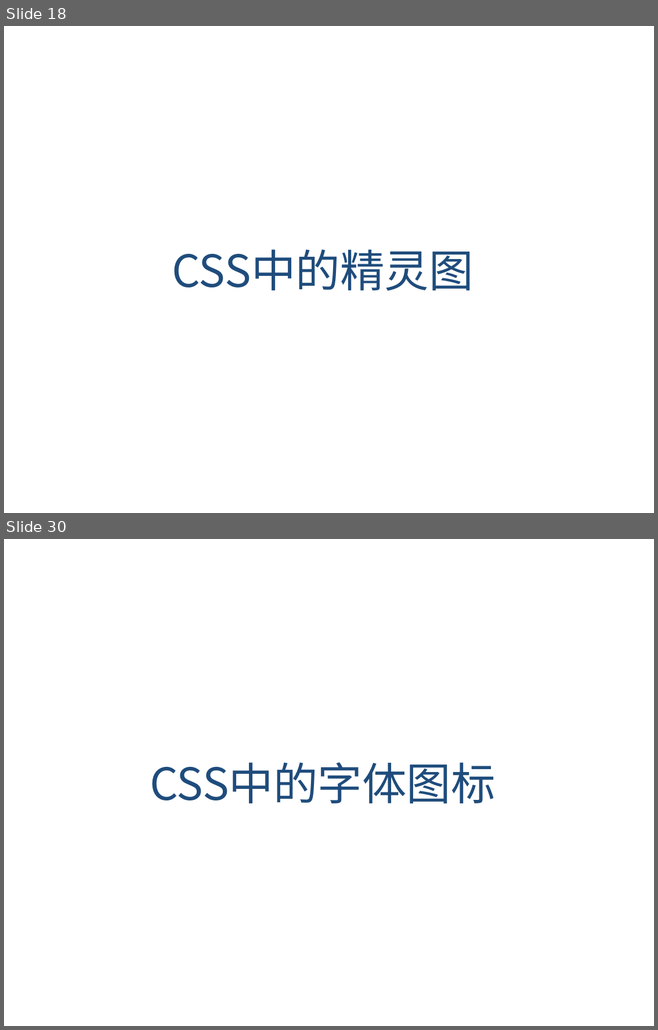
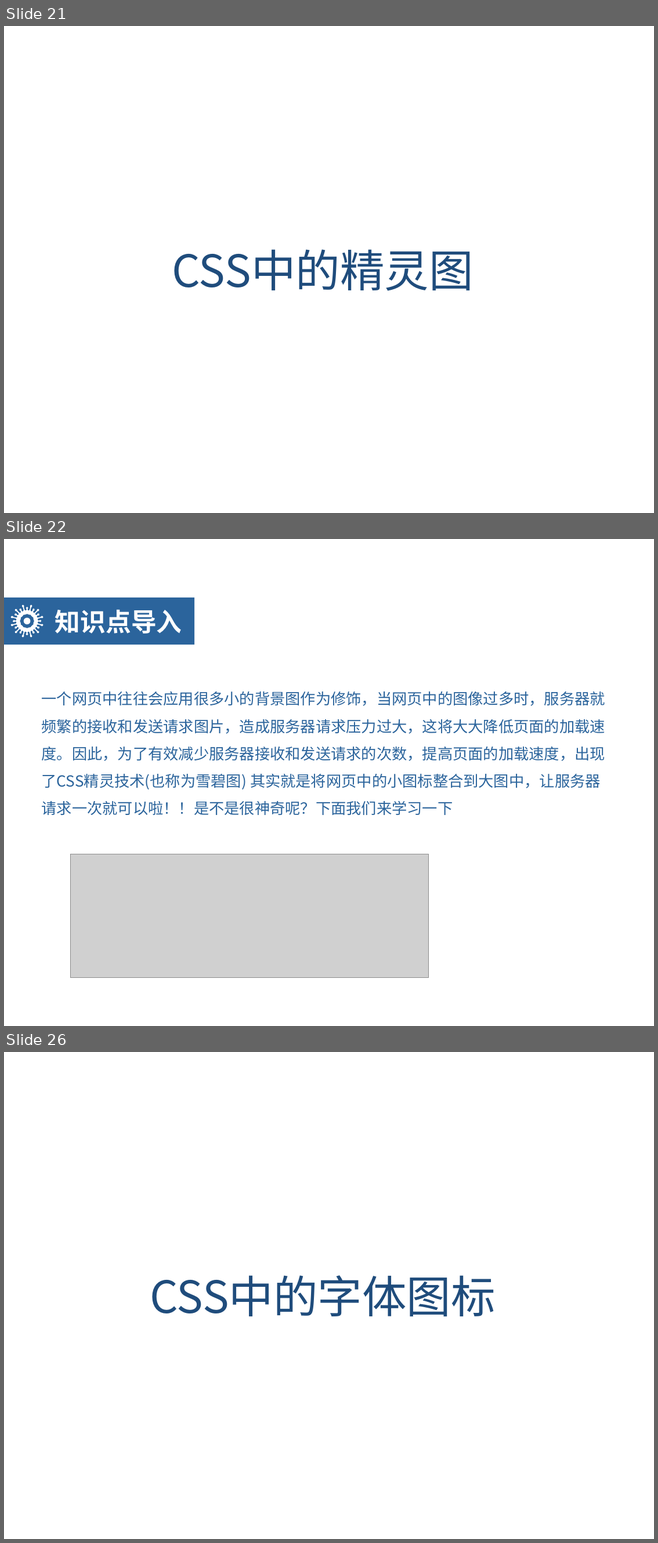
Before and after one commit to Ischenchenya/HTMLandCSSCourse, a slide deck: day06-CSS3/teach/day06-HTML5CSS3.pptx. Shown one above the other, each under a label of ours: slides 18 and 30 before the commit, slides 21, 22 and 26 after it; the slides between them are not shown. The pictures are 658x1030 and 658x1543 pixels, drawn with LibreOffice and Linux fonts; fonts in the diff are those of the drawing; grey boxes stand for pictures; background and template pictures are left out. Boxes give left, top, right and bottom in pixels: in the first picture for what was removed or moved away, otherwise in the second. Text is boxed around its words. In the diff, an @@ line names an element or a change of style, - is before the commit and + after.

```diff
--- a/day06-CSS3/teach/day06-HTML5CSS3.pptx
+++ b/day06-CSS3/teach/day06-HTML5CSS3.pptx
@@ slide 22 added at <box>4,539,654,1026</box>, background picture (left out) @@
@@ rectangle added at <box>4,598,194,645</box>, fill #2B649C @@
@@ freeform shape added at <box>11,605,43,637</box>, fill #FFFFFF @@
@@ text added at <box>55,610,182,634</box>, 40 pt, text #FFFFFF, bold @@
+知识点导入
@@ text added at <box>42,692,605,815</box>, 24 pt, text #2B649C @@
+一个网页中往往会应用很多小的背景图作为修饰，当网页中的图像过多时，服务器就
+频繁的接收和发送请求图片，造成服务器请求压力过大，这将大大降低页面的加载速
+度。因此，为了有效减少服务器接收和发送请求的次数，提高页面的加载速度，出现
+了CSS精灵技术(也称为雪碧图) 其实就是将网页中的小图标整合到大图中，让服务器
+请求一次就可以啦！！是不是很神奇呢？下面我们来学习一下
@@ picture added at <box>71,854,429,978</box> @@
@@ what was slide 18 is now slide 21 @@
@@ what was slide 30 is now slide 26 @@
```
Also in this commit, not shown: 10 slides changed, 14 other slides added, 22 slides removed.
